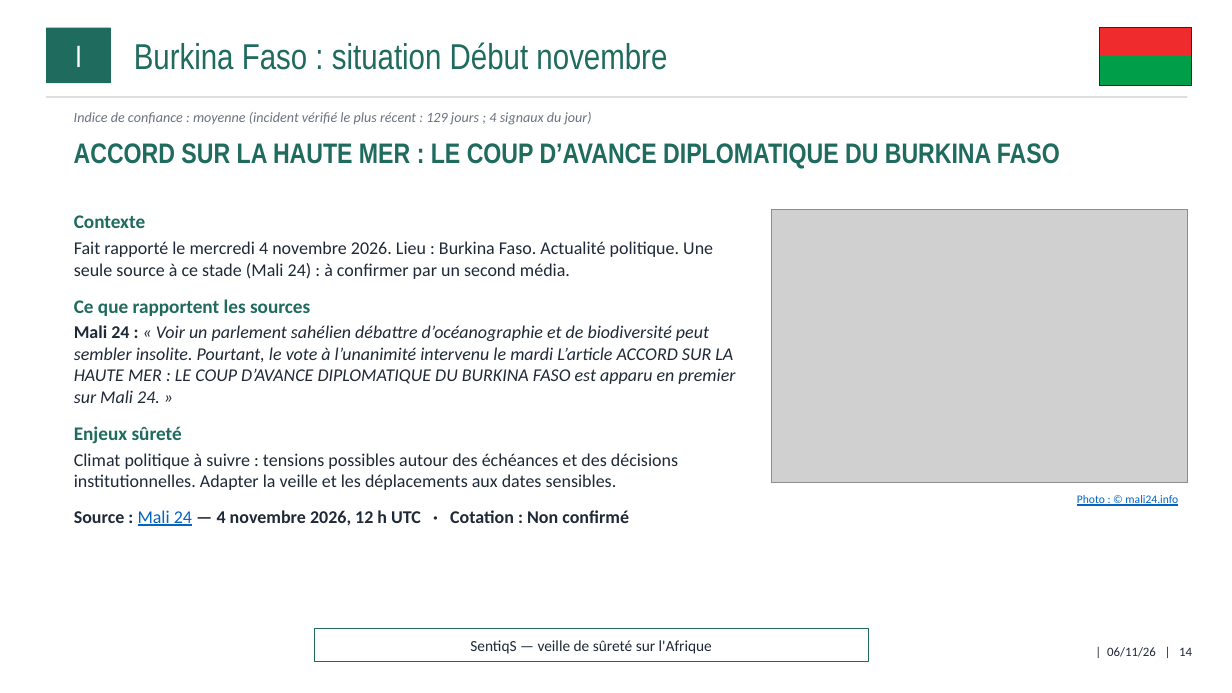
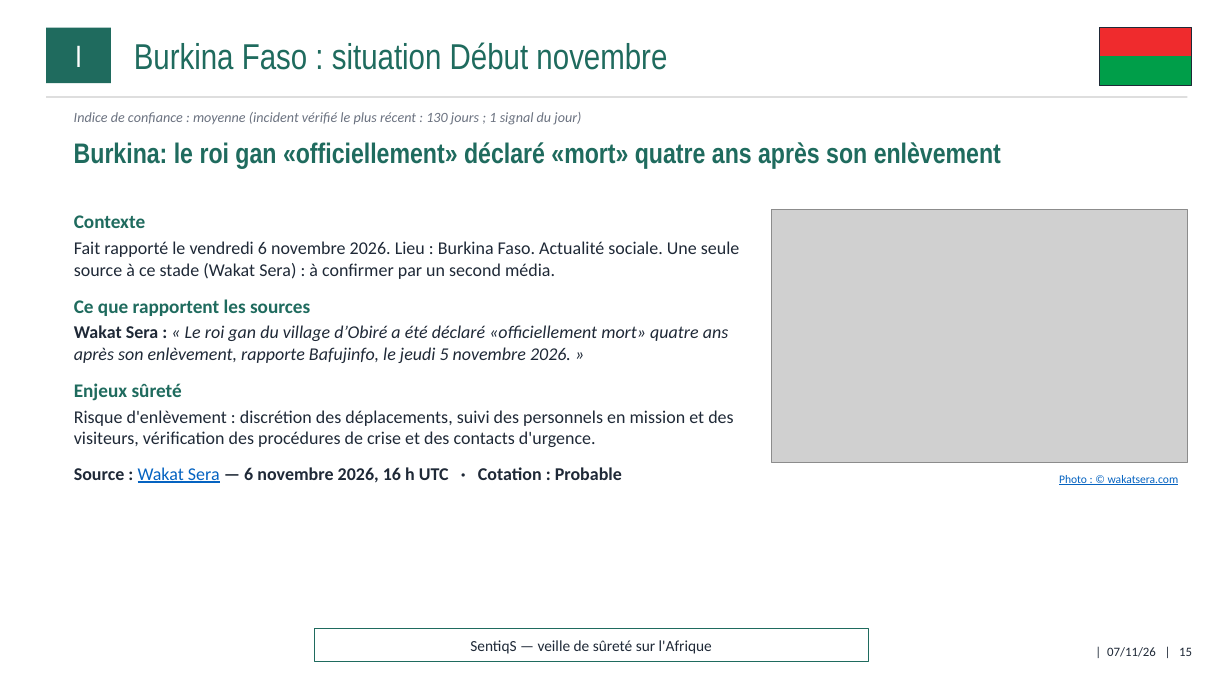
Before and after one commit to ytl1-ops/SentiqS, a slide deck: slide 15 of web/rapports/mensuel/2026-11.pptx (slide 14 before the commit). Drawn at 1232x693 pixels with LibreOffice and Linux fonts; fonts in the diff are those of the drawing; grey boxes stand for pictures. Boxes give left, top, right and bottom in pixels: in the first picture for what was removed or moved away, otherwise in the second. Text is boxed around its words. In the diff, an @@ line names an element or a change of style, - is before the commit and + after.

```diff
--- a/web/rapports/mensuel/2026-11.pptx
+++ b/web/rapports/mensuel/2026-11.pptx
@@ text at (74, 112, 581, 125): text changed @@
-Indice de confiance : moyenne (incident vérifié le plus récent : 129 jours ; 4 signaux du jour)
+Indice de confiance : moyenne (incident vérifié le plus récent : 130 jours ; 1 signal du jour)
@@ text at (74, 142, 1001, 169): text changed @@
-ACCORD SUR LA HAUTE MER : LE COUP D’AVANCE DIPLOMATIQUE DU BURKINA FASO
+Burkina: le roi gan «officiellement» déclaré «mort» quatre ans après son enlèvement
@@ picture: place and size @@
-picture at (772, 210, 1188, 482)
+picture at (772, 210, 1188, 463)
@@ text at (74, 241, 739, 279): text changed @@
-Fait rapporté le mercredi 4 novembre 2026. Lieu : Burkina Faso. Actualité politique. Une seule source à ce stade (Mali 24) : à confirmer par un second média.
+Fait rapporté le vendredi 6 novembre 2026. Lieu : Burkina Faso. Actualité sociale. Une seule source à ce stade (Wakat Sera) : à confirmer par un second média.
@@ text at (74, 325, 728, 363): text changed @@
-Mali 24 : « Voir un parlement sahélien débattre d’océanographie et de biodiversité peut sembler insolite. Pourtant, le vote à l’unanimité intervenu le mardi L’article ACCORD SUR LA HAUTE MER : LE COUP D’AVANCE DIPLOMATIQUE DU BURKINA FASO est apparu en premier sur Mali 24. »
+Wakat Sera : « Le roi gan du village d’Obiré a été déclaré «officiellement mort» quatre ans après son enlèvement, rapporte Bafujinfo, le jeudi 5 novembre 2026. »
@@ text at (74, 410, 733, 483): text changed @@
-Climat politique à suivre : tensions possibles autour des échéances et des décisions institutionnelles. Adapter la veille et les déplacements aux dates sensibles.
-Source : Mali 24 — 4 novembre 2026, 12 h UTC · Cotation : Non confirmé
+Risque d'enlèvement : discrétion des déplacements, suivi des personnels en mission et des visiteurs, vérification des procédures de crise et des contacts d'urgence.
+Source : Wakat Sera — 6 novembre 2026, 16 h UTC · Cotation : Probable
@@ text at (1059, 475, 1179, 485): text changed @@
-Photo : © mali24.info
+Photo : © wakatsera.com
@@ text at (1107, 647, 1192, 657): text changed @@
-| 06/11/26 | 14
+| 07/11/26 | 15
```
Also in this commit, not shown: 38 other slides changed, 2 slides added, 10 other files.
